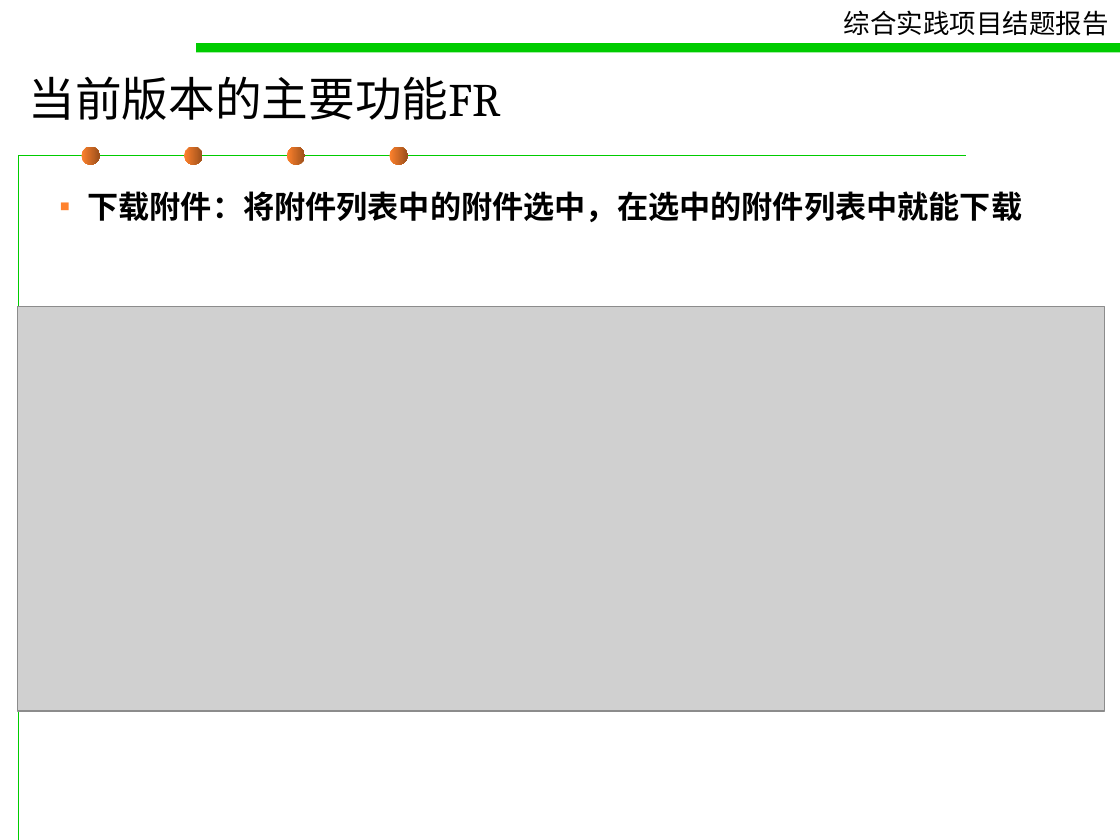
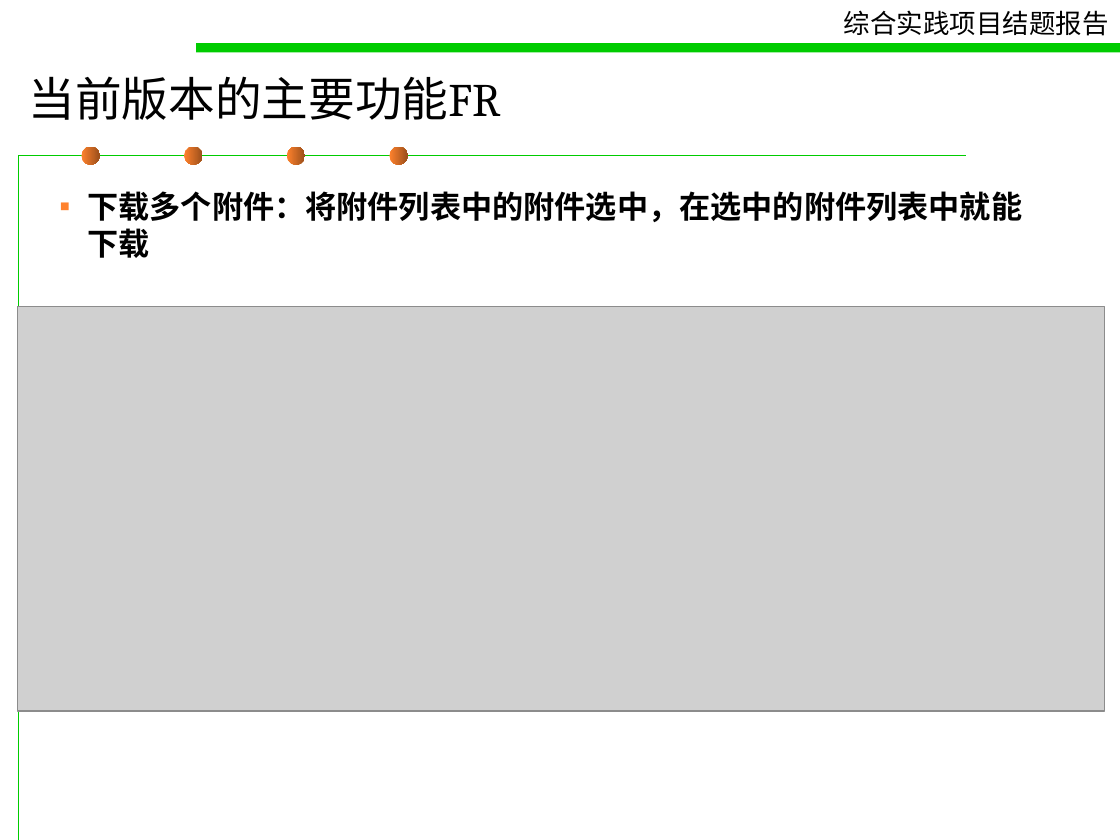
Before and after one commit to pokerG/Gmail-attachment-extension, a slide deck: slide 18 of doc/concludingreport.ppt. Drawn at 1120x840 pixels with LibreOffice and Linux fonts; fonts in the diff are those of the drawing; grey boxes stand for pictures. Boxes give left, top, right and bottom in pixels: in the first picture for what was removed or moved away, otherwise in the second. Text is boxed around its words. In the diff, an @@ line names an element or a change of style, - is before the commit and + after.

```diff
--- a/doc/concludingreport.ppt
+++ b/doc/concludingreport.ppt
@@ text at bbox=[87, 191, 1022, 258]: text changed @@
-▪ 下载附件：将附件列表中的附件选中，在选中的附件列表中就能下载
+▪ 下载多个附件：将附件列表中的附件选中，在选中的附件列表中就能下载
```
Also in this commit, not shown: 5 other slides changed, 1 slide added.
